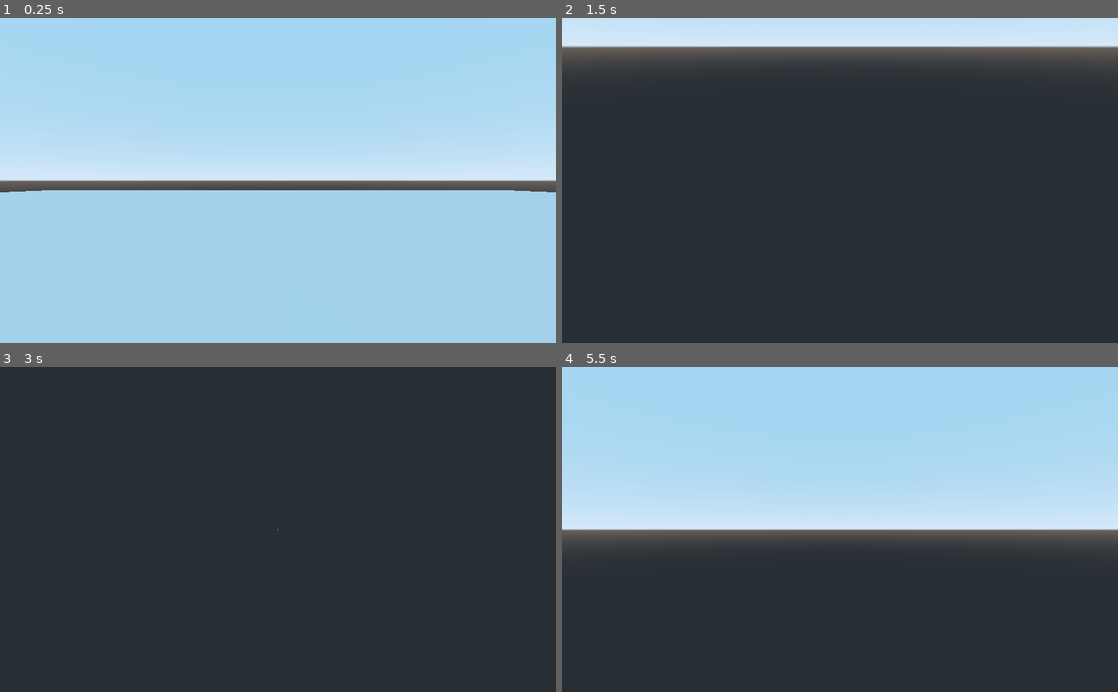
Above: before the commit, frames 1-4 (two rows, left to right).
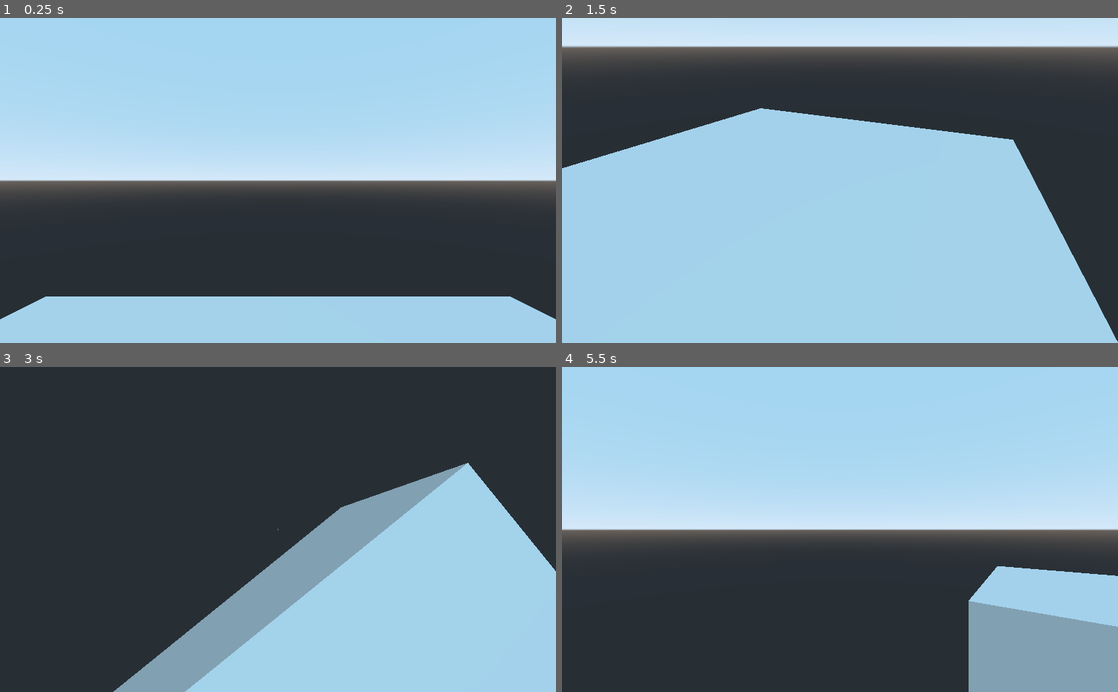
Above: after the commit, the same moments.

Repository: Prasannaraj27/FPS-Game-Development
Game: Godot game, scene res://main.tscn
Same seed, same stepped clock (60 frames per second), same inputs: the game is played once before the commit and once after it.
Inputs (mouse positions are in pixels of both pictures, inside the frame that each line leads up to):
- Up to frame 1 (0.25 s): no input
- Up to frame 2 (1.5 s): move the mouse to (962, 164) at 0.52 s; hold D (right) 0.53-1.28 s; tap Enter at 1.25 s; move the mouse to (728, 196) at 1.27 s; hold S (backward) from 1.28 s (still down)
- Up to frame 3 (3 s): move the mouse to (333, 458) at 2.02 s; release S (backward) at 2.03 s; hold D (right) 2.03-2.78 s; tap Space at 2.75 s; move the mouse to (250, 594) at 2.77 s; hold W (forward) from 2.78 s (still down)
- Up to frame 4 (5.5 s): move the mouse to (1006, 578) at 3.52 s; release W (forward) at 3.53 s; hold A (left) 3.53-5.03 s; tap Enter at 4.25 s; move the mouse to (673, 480) at 4.27 s; move the mouse to (867, 529) at 5.02 s; hold S (backward) from 5.03 s (still down)

The runs differ from the first frame. In frame 1, 33% of the frame differs, in the area x 0-100%, y 52-93%; in frame 2, 59%, in the area x 0-100%, y 27-100%; in frame 3, 35%; in frame 4, 9.8%.

Commit message:
fixed rotation bug

Diff:
--- a/main.tscn
+++ b/main.tscn
@@ -17,8 +17,6 @@
 
 [node name="static_tmp" type="StaticBody" parent="."]
 transform = Transform( 10, 0, 0, 0, 5, 0, 0, 0, 10, 0, 0, 0 )
-collision_layer = 0
-collision_mask = 0
 
 [node name="MeshInstance" type="MeshInstance" parent="static_tmp"]
 mesh = SubResource( 1 )
--- a/player/player_movement.gd
+++ b/player/player_movement.gd
@@ -45,8 +45,8 @@
 	### apply movement
 	move *= speed;
 	velocity += move;
-	velocity -= up * gravity * delta;
-	move_and_collide(velocity);
+	### velocity -= up * gravity * delta;
+	velocity = move_and_slide(velocity, up);
 	velocity *= ground_drag;
 
 	### delta_pitch and delta_yaw hold the relative change
@@ -79,7 +79,7 @@
 	### pitch is instead only applied to the camera
 	$camera.global_rotate(right.normalized(), rel_pitch);
 	### both the camera and player should yaw
-	transform = transform.rotated(up.normalized(), rel_yaw);
+	rotate(up.normalized(), rel_yaw);
 
 ### unfortunately no builtin radians function
 func radians(n: float):
